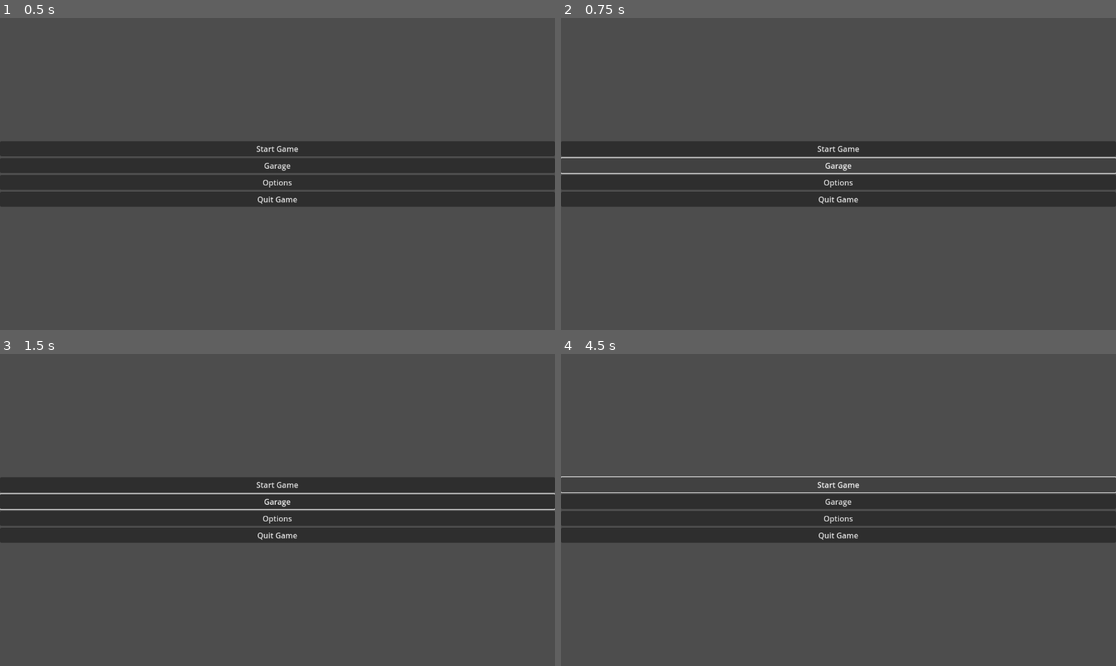
Above: before the commit, frames 1-4 (two rows, left to right).
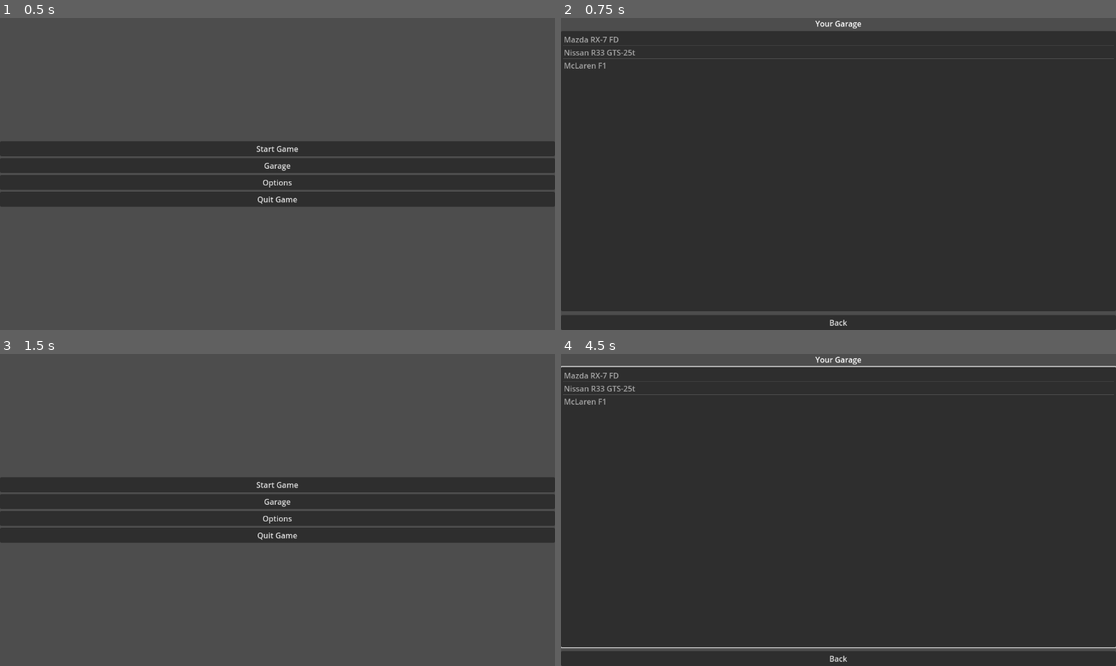
Above: after the commit, the same moments.

Repository: PoweredAqua/retro-racer
Game: Godot game, scene res://main.tscn
Two runs of this game, one before a commit and one after it. Both use one fixed random seed, a clock stepped at 60 frames per second and the inputs below.
Inputs (mouse positions are in pixels of both pictures, inside the frame that each line leads up to):
- Up to frame 1 (0.5 s): no input
- Up to frame 2 (0.75 s): click "Garage" at 0.5 s
- Up to frame 3 (1.5 s): click (277, 659) at 1.25 s, where only the run after the commit has a clickable "Back"
- Up to frame 4 (4.5 s): click "Start Game" at 2 s; click "Start Game" at 2.75 s; click "Garage" at 3.5 s; click (838, 485) at 4.25 s, where only the run before the commit has a clickable "Start Game"

Frame 1 is identical in both runs. In frame 2, 75% of the frame differs, in the area x 0-100%, y 0-100%; in frame 3, 0.9%; in frame 4, 76%.

Commit message:
Final commit for Prototype 1

Diff:
--- a/main.tscn
+++ b/main.tscn
@@ -1,4 +1,6 @@
-[gd_scene format=3 uid="uid://bka7sxtlvvo2p"]
+[gd_scene load_steps=2 format=3 uid="uid://bka7sxtlvvo2p"]
+
+[ext_resource type="Script" uid="uid://cnls0rsoqkf86" path="res://scripts/main.gd" id="1_ig7tw"]
 
 [node name="MainMenu" type="Control"]
 layout_mode = 3
@@ -7,6 +9,7 @@
 anchor_bottom = 1.0
 grow_horizontal = 2
 grow_vertical = 2
+script = ExtResource("1_ig7tw")
 
 [node name="VBoxContainer" type="VBoxContainer" parent="."]
 layout_mode = 1
@@ -32,3 +35,5 @@
 [node name="QuitButton" type="Button" parent="VBoxContainer"]
 layout_mode = 2
 text = "Quit Game"
+
+[connection signal="pressed" from="VBoxContainer/GarageButton" to="." method="_on_GarageButton_pressed"]
--- /dev/null
+++ b/scenes/garage.tscn
@@ -0,0 +1,47 @@
+[gd_scene load_steps=2 format=3 uid="uid://dvin88jbub0g5"]
+
+[ext_resource type="Script" uid="uid://cdjf8m7ut082n" path="res://scripts/garage.gd" id="1_jceud"]
+
+[node name="Garage" type="Control"]
+layout_mode = 3
+anchors_preset = 15
+anchor_right = 1.0
+anchor_bottom = 1.0
+grow_horizontal = 2
+grow_vertical = 2
+script = ExtResource("1_jceud")
+
+[node name="VBoxContainer" type="VBoxContainer" parent="."]
+layout_mode = 1
+anchors_preset = 15
+anchor_right = 1.0
+anchor_bottom = 1.0
+grow_horizontal = 2
+grow_vertical = 2
+alignment = 1
+
+[node name="Label" type="Label" parent="VBoxContainer"]
+layout_mode = 2
+text = "Your Garage"
+horizontal_alignment = 1
+
+[node name="CarList" type="ItemList" parent="VBoxContainer"]
+layout_mode = 2
+size_flags_vertical = 3
+max_text_lines = 10
+
+[node name="Panel" type="Panel" parent="VBoxContainer"]
+layout_mode = 2
+
+[node name="InfoLabel" type="Label" parent="VBoxContainer/Panel"]
+layout_mode = 0
+offset_right = 40.0
+offset_bottom = 23.0
+horizontal_alignment = 1
+
+[node name="BackButton" type="Button" parent="VBoxContainer"]
+layout_mode = 2
+text = "Back"
+
+[connection signal="item_selected" from="VBoxContainer/CarList" to="." method="_on_CarList_item_selected"]
+[connection signal="pressed" from="VBoxContainer/BackButton" to="." method="_on_BackButton_pressed"]
--- /dev/null
+++ b/scripts/garage.gd
@@ -0,0 +1,24 @@
+extends Control
+
+# Temp: hardcoded list for prototype 1
+var player_cars = [
+	{"name": "Mazda RX-7 FD", "power": "206 kW", "rarity": "Rare"},
+	{"name": "Nissan R33 GTS-25t", "power": "184 kW", "rarity": "Uncommon"},
+	{"name": "McLaren F1", "power": "461 kW", "rarity": "Legendary"}
+]
+
+@onready var car_list = $VBoxContainer/CarList
+@onready var info_label = $VBoxContainer/Panel/InfoLabel
+
+func _ready():
+	print("Garage ready. Populating cars...")
+	for car in player_cars:
+		print("Adding car:", car["name"])
+		car_list.add_item(car["name"])
+
+func _on_CarList_item_selected(index):
+	var car = player_cars[index]
+	info_label.text = "Power: %s\nRarity: %s" % [car["power"], car["rarity"]]
+
+func _on_BackButton_pressed():
+	get_tree().change_scene_to_file("res://main.tscn")
--- /dev/null
+++ b/scripts/main.gd
@@ -0,0 +1,5 @@
+extends Control
+
+func _on_GarageButton_pressed():
+	print("Garage button pressed")
+	get_tree().change_scene_to_file("res://scenes/Garage.tscn")
Not shown, added: scripts/garage.gd.uid
Not shown, added: scripts/main.gd.uid
